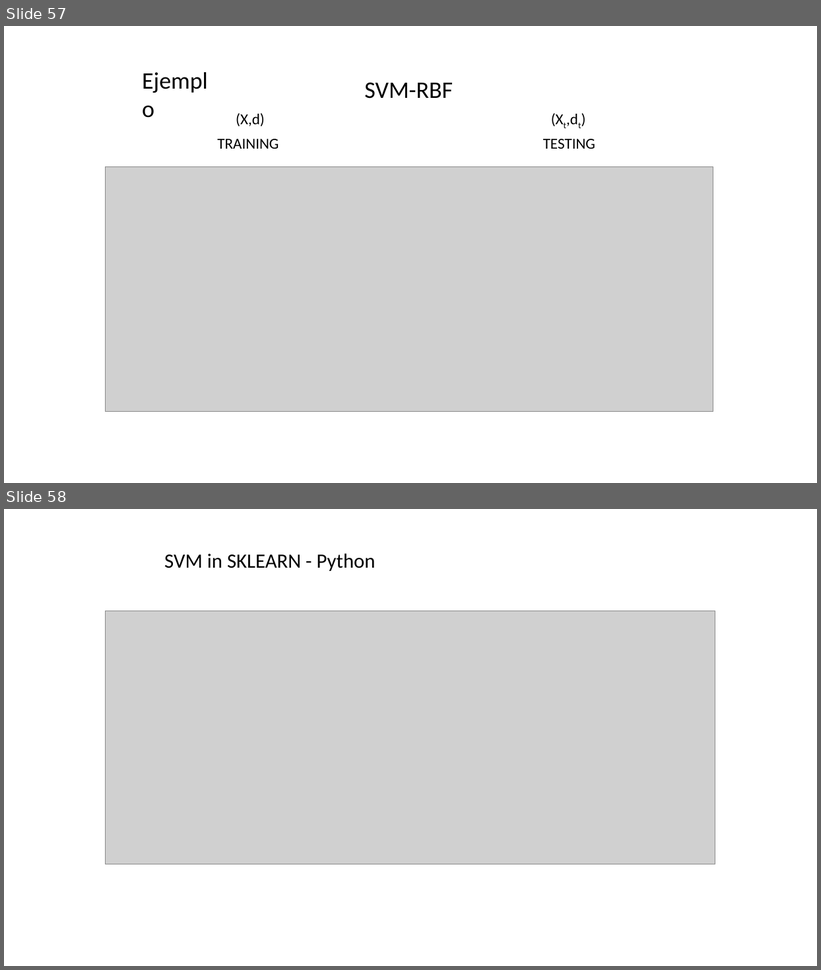
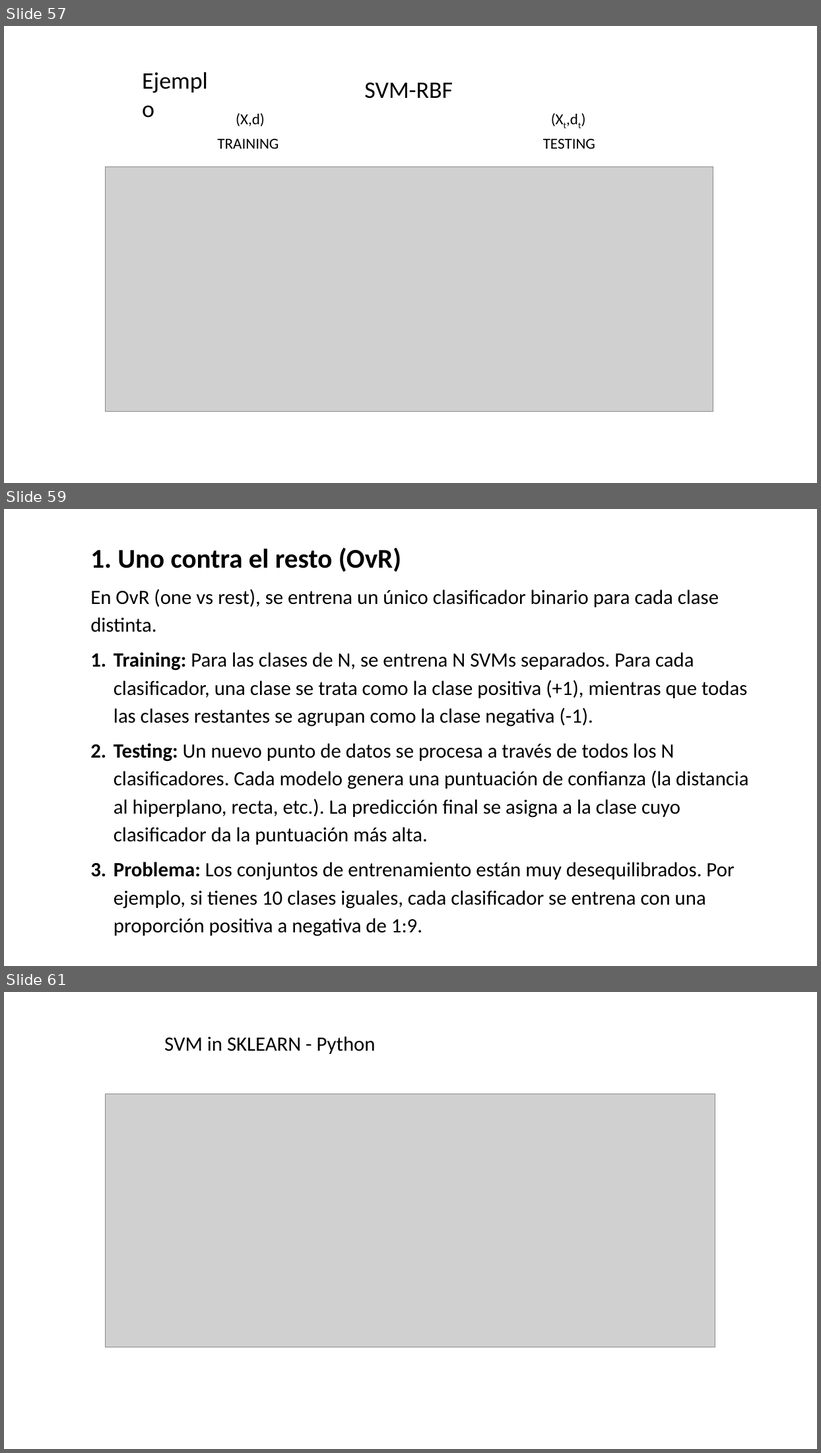
Before and after one commit to domingomery/patrones, a slide deck: clases/Cap04_Clasificacion/presentations/PAT04_SVM.pptx. Shown one above the other, each under a label of ours: slides 57 and 58 before the commit, slides 57, 59 and 61 after it; the slides between them are not shown. The pictures are 821x970 and 821x1453 pixels, drawn with LibreOffice and Linux fonts; fonts in the diff are those of the drawing; grey boxes stand for pictures. Boxes give left, top, right and bottom in pixels: in the first picture for what was removed or moved away, otherwise in the second. Text is boxed around its words. In the diff, an @@ line names an element or a change of style, - is before the commit and + after.

```diff
--- a/clases/Cap04_Clasificacion/presentations/PAT04_SVM.pptx
+++ b/clases/Cap04_Clasificacion/presentations/PAT04_SVM.pptx
@@ slide 59 added at box(4, 509, 817, 966), background #FFFFFF @@
@@ text added at box(90, 547, 749, 937), 24 pt, text #000000 @@
+1. Uno contra el resto (OvR)
+En OvR (one vs rest), se entrena un único clasificador binario para cada clase distinta.
+1. Training: Para las clases de N, se entrena N SVMs separados. Para cada clasificador, una clase se trata como la clase positiva (+1), mientras que todas las clases restantes se agrupan como la clase negativa (-1).
+2. Testing: Un nuevo punto de datos se procesa a través de todos los N clasificadores. Cada modelo genera una puntuación de confianza (la distancia al hiperplano, recta, etc.). La predicción final se asigna a la clase cuyo clasificador da la puntuación más alta.
+3. Problema: Los conjuntos de entrenamiento están muy desequilibrados. Por ejemplo, si tienes 10 clases iguales, cada clasificador se entrena con una proporción positiva a negativa de 1:9.
@@ what was slide 58 is now slide 61 @@
```
Also in this commit, not shown: 2 other slides added.
